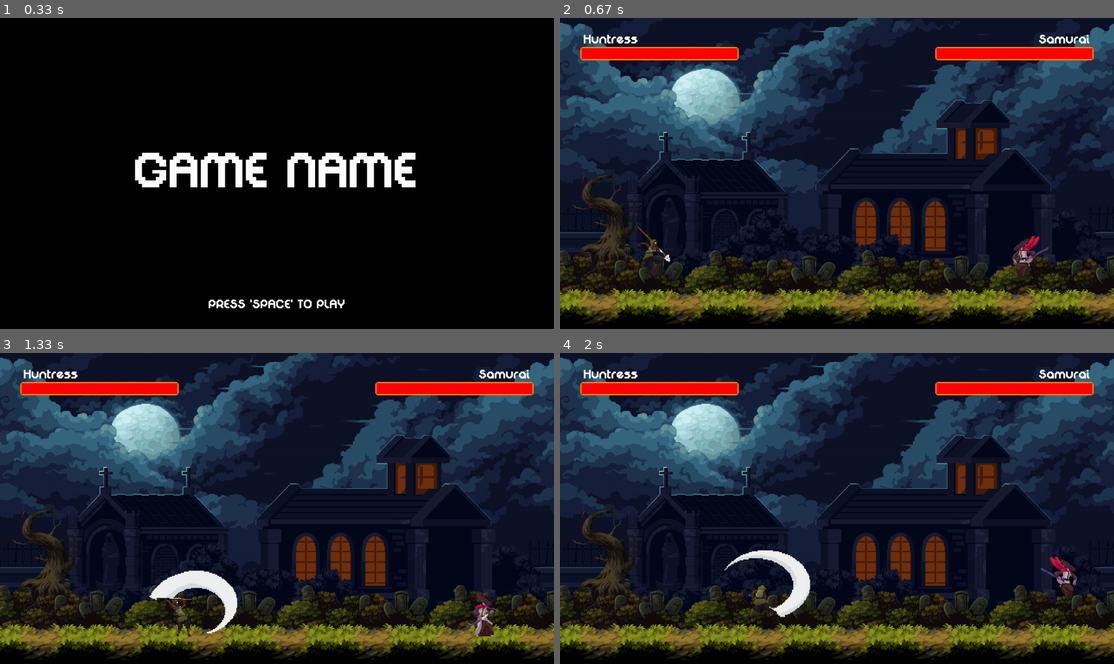
Above: before the commit, frames 1-4 (two rows, left to right).
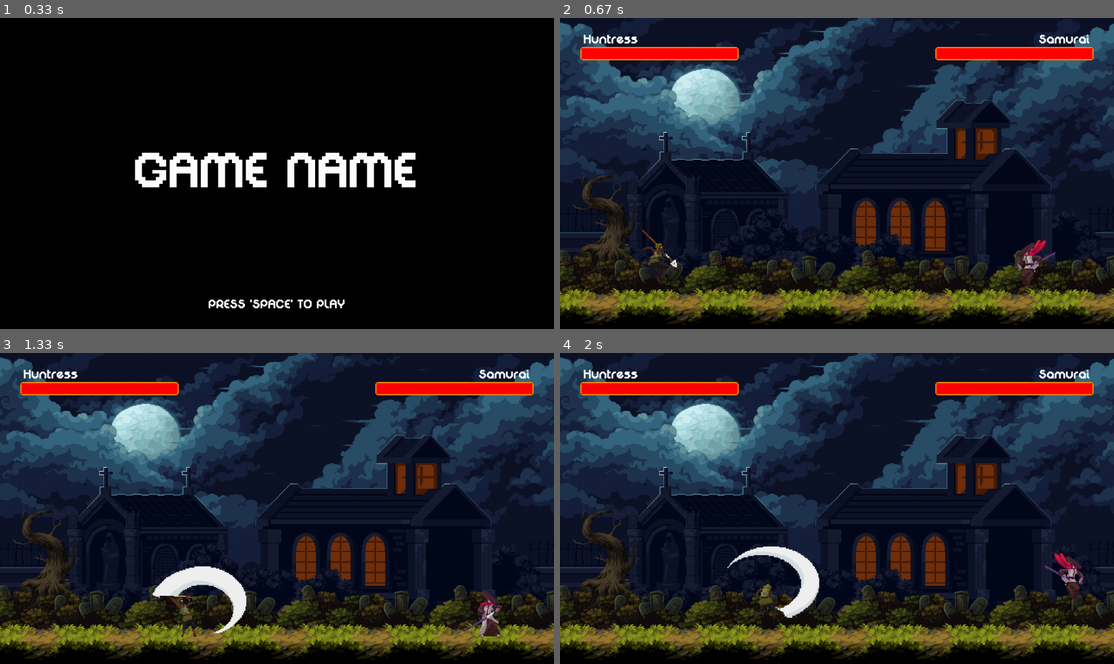
Above: after the commit, the same moments.

Repository: gergoJedlik/PyGame_Game
Game: pygame game, started from main.py
Same seed, same stepped clock (60 frames per second), same inputs: the game is played once before the commit and once after it.
Inputs:
- Up to frame 1 (0.33 s): no input
- Up to frame 2 (0.67 s): tap Space at 0.33 s
- Up to frame 3 (1.33 s): tap Shift at 0.67 s; hold Right from 1 s (still down); hold D from 1 s (still down); tap Space at 1.07 s; tap Right Shift at 1.15 s
- Up to frame 4 (2 s): tap Space at 1.37, 1.57, 1.9 s; release Right at 1.47 s; release D at 1.47 s; hold Up 1.5-1.8 s; hold W 1.5-1.8 s; hold Right from 1.83 s (still down); hold D from 1.83 s (still down); tap Shift at 1.98 s

Frame 1 is identical in both runs. In frame 2, 0.8% of the frame differs, in the area x 13-90%, y 66-87%; in frame 3, 1.6%; in frame 4, 1.8%, in the area x 29-95%, y 62-86%.

Commit message:
MADE CHARATERS BIGGER (HITBOX ADJUSTED)

Diff:
--- a/player.py
+++ b/player.py
@@ -15,10 +15,10 @@
 
         self.rect: pygame.Rect = pygame.Rect(x, y, width, height)
         if name == 'Huntress':
-            self.hitbox: pygame.Rect = pygame.Rect(x+width, y+height-13, 50, height*0.6)
+            self.hitbox: pygame.Rect = pygame.Rect(x+width+8, y+height-13, 53, height*0.7)
             self.p1_hb_cord = self.hitbox.bottomleft
         else:
-            self.hitbox: pygame.Rect = pygame.Rect(x+(width*0.75), y+(height*0.7), 50, height*0.5)
+            self.hitbox: pygame.Rect = pygame.Rect(x+(width*0.75)+10, y+(height*0.7)-2, 53, height*0.6)
             self.p1_hb_cord = self.hitbox.bottomleft
 
         self.x_vel: int = 0
@@ -47,9 +47,9 @@
         self.P_attack = False
         self.attack_count = 1
         if name == 'Huntress':
-            self.attackbox: pygame.Rect = pygame.Rect(self.hitbox.centerx, self.hitbox.top, self.hitbox.width*2.41, self.hitbox.height * 1.7)
-        else:
-            self.attackbox: pygame.Rect = pygame.Rect(self.hitbox.centerx, self.hitbox.top, self.hitbox.width*3.1, self.hitbox.height * 1.36)
+            self.attackbox: pygame.Rect = pygame.Rect(self.hitbox.centerx, self.hitbox.top, self.hitbox.width*2.5, self.hitbox.height * 1.55)
+        else:
+            self.attackbox: pygame.Rect = pygame.Rect(self.hitbox.centerx, self.hitbox.top, self.hitbox.width*3.15, self.hitbox.height * 1.22)
         if direction == 'right':
             self.attackbox.bottomleft = (self.hitbox.centerx, self.hitbox.bottom)
         else:
@@ -303,7 +303,7 @@
                 surface = pygame.Surface((width, height), pygame.SRCALPHA, 32)
                 rect = pygame.Rect(i * width, 0, width, height)
                 surface.blit(sprite_sheet, (0, 0), rect)
-                sprites.append(pygame.transform.scale(surface, (350, 350)))
+                sprites.append(pygame.transform.scale(surface, (375, 375)))
 
             if direction:
                 all_sprites[image.replace(".png", "") + "_right"] = sprites
--- a/ui.py
+++ b/ui.py
@@ -32,6 +32,7 @@
     def draw(self, screen: pygame.Surface) -> None:
         pygame.draw.rect(screen, (255, 135, 10), self.health_bg, border_radius=7)
         pygame.draw.rect(screen, (255, 0, 0), self.player_health)
+
 
 class Text:
     def __init__(self, font_size: int, text: str, color: pygame.Color = (255, 255, 255)) -> None:
@@ -73,6 +74,7 @@
             elif y_alignment_point == "center":
                 self.textRect.centery = y
 
+
 class Display_Name(Text):
     def __init__(self, name: str, healthbar: Healthbar) -> None:
         super().__init__(32, name)
@@ -80,6 +82,7 @@
             self.align(healthbar.health_bg.left+8, healthbar.health_bg.top, "left", "bottom")
         else:
             self.align(healthbar.health_bg.right-8, healthbar.health_bg.top, "right", "bottom")
+
 
 class Img():
     def __init__(self, x: int, y: int, path: str, scale_size: tuple[int, int]|None = None, transparent = False, left = False) -> None:
